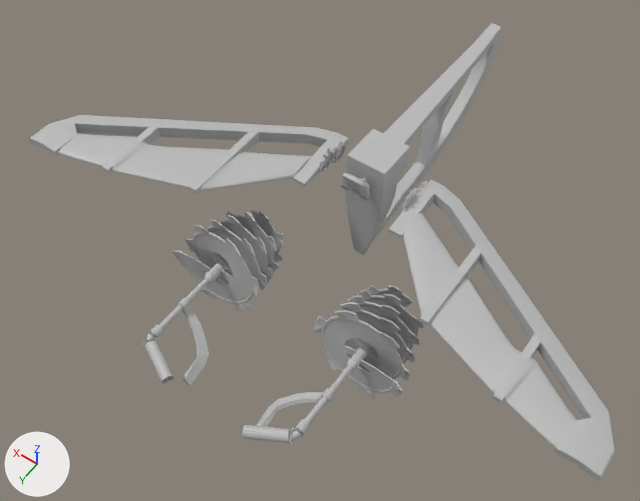
The FBX model Skyrates/Assets/Resources/Meshes/Components/ship_navigation_tier2L.FBX: old version first, new version second.
Rendered twice from a 50 mm lens placed at (-1.58, 2.51, 3.33), pointed at (0.09, 0.17, -0.36). The lights are fixed; the arrows at lower left show +X, +Y and +Z. Where no turn or scale is listed for an object, it has been applied to the vertices.

Objects in the first picture: 'ship_artillery_tier2', 'ship_figurehead_tier2', 'ship_navigation_tier2L', 'ship_navigation_tier2R', 'ship_propulsion_tier2'.
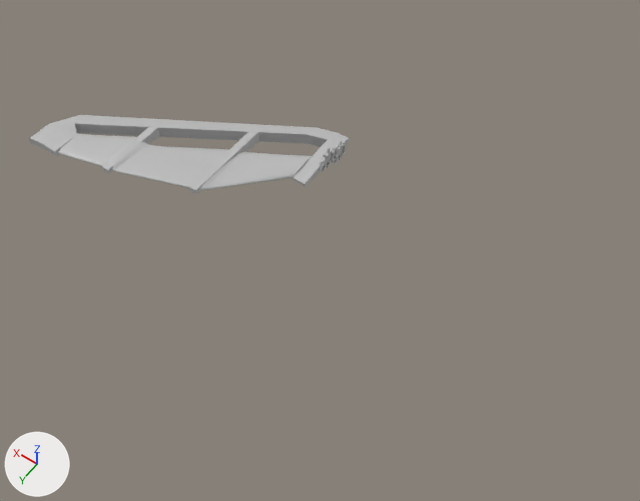
What differs and where, as boxes (x1, y1, x2, y2) in the pictures (640 x 501 px):
'ship_navigation_tier2R', deleted: before (388, 180, 615, 481)
'ship_propulsion_tier2', deleted: before (143, 210, 424, 445)
'ship_figurehead_tier2', deleted: before (345, 23, 501, 255)
'ship_artillery_tier2', deleted: before (341, 173, 370, 202)

The edits, one by one:
Object 'ship_figurehead_tier2' (ob_ship_figurehead_tier2) is deleted.
Object 'ship_navigation_tier2R' (ob_ship_navigation_tier2r) is deleted.
Object 'ship_propulsion_tier2' (ob_ship_propulsion_tier2) is deleted.
Object 'ship_artillery_tier2' (ob_ship_artillery_tier2) is deleted.
